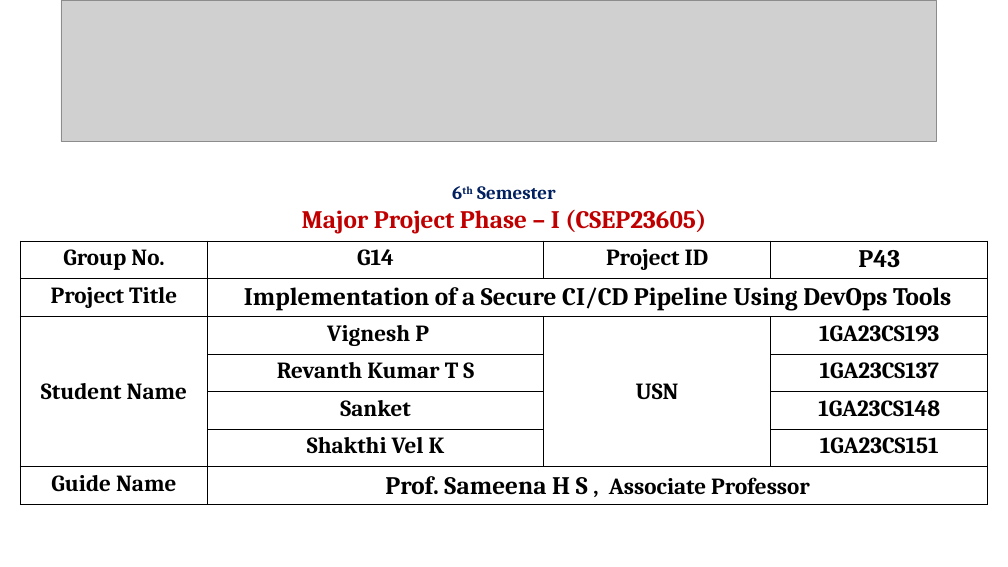
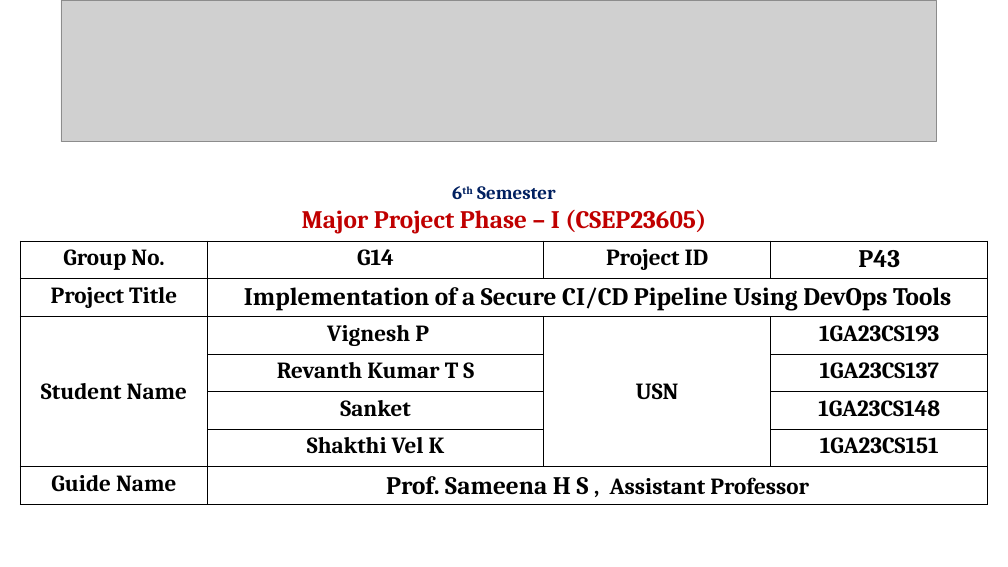
Before and after one commit to Shakthivelk24/DevSecOps-Documentation, a slide deck: slide 1 of PPT/CSEP23605 Review 0 Template.pptx. Drawn at 1008x567 pixels with LibreOffice and Linux fonts; fonts in the diff are those of the drawing; grey boxes stand for pictures; background and template pictures are left out. Boxes give left, top, right and bottom in pixels: in the first picture for what was removed or moved away, otherwise in the second. Text is boxed around its words. In the diff, an @@ line names an element or a change of style, - is before the commit and + after.

Commit message:
Updated the PPT

```diff
--- a/PPT/CSEP23605 Review 0 Template.pptx
+++ b/PPT/CSEP23605 Review 0 Template.pptx
@@ table at [20,241,988,505] @@
-row 7, column 2: Prof. Sameena H S , Associate Professor
+row 7, column 2: Prof. Sameena H S , Assistant Professor
```
